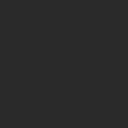
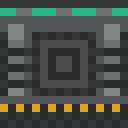
Before/after of a w=128, h=128 layered artwork. What changed in the layer stack:
renamed "Background" to "side", painted on it over left=0, top=0, right=128, bottom=128
